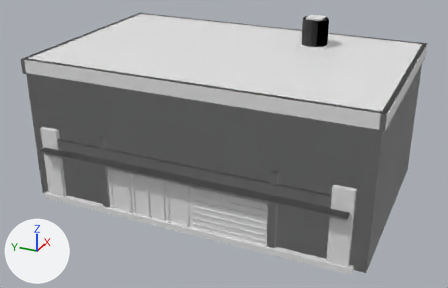
A saved change to the glTF model public/assets/curated-buildings/expansion-shop-37.glb.
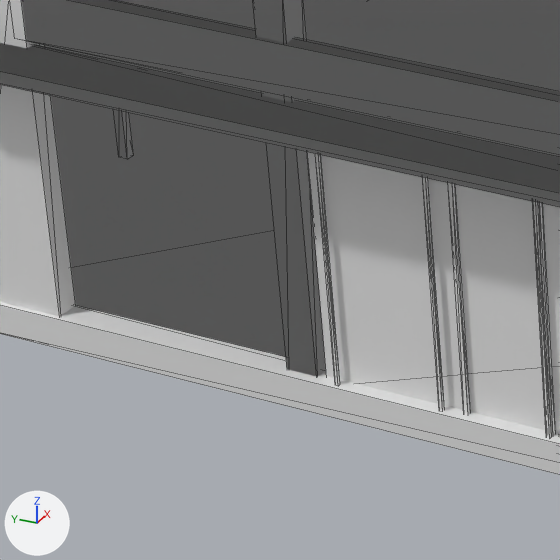
There are two pictures of each version: one whole from a 50 mm camera at (-21.82, -9.46, 12.59) aimed at (-0.86, -0.02, 2.11), one close up on the part from 12% to 34% of the width and 49% to 83% of the height. Arrows for +X, +Y and +Z are at lower left; the lights stay in place. The older version's two pictures come first. The close-ups show mesh edges as thin lines. Objects named as collision shapes, trigger or cutter boxes, shadow casters or lower levels of detail are left out. Where no turn or scale is listed for an object, it has been applied to the vertices. Vertices at exactly the same position are counted once.

The first close-up shows 'LOD0_SURFACE', 'LOD1_SURFACE', 'LOD2_SURFACE'.
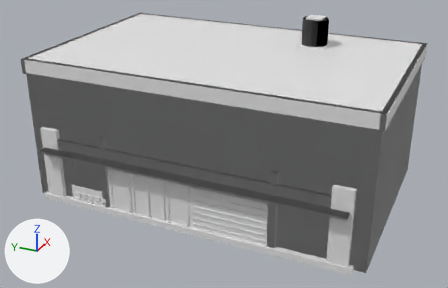
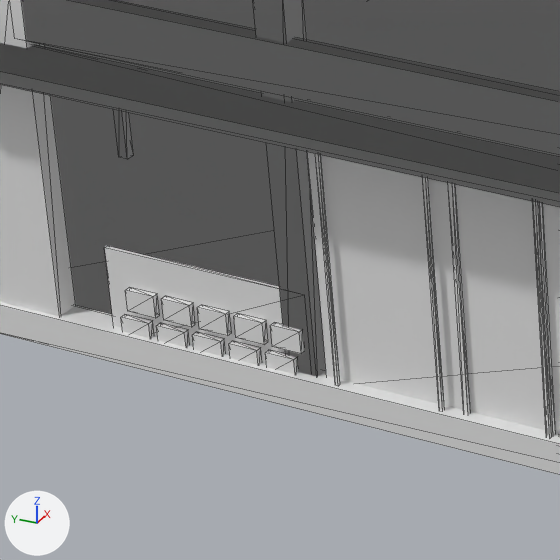
The change, as a list of edits to the scene's bpy script:
```text
Change me_yaba_expansion_shop_37_lod0:
    used by ob_lod0_surface; location = (0.0, 0.0, 0.0)
    remove me_yaba_expansion_shop_37_lod0.from_pydata(...)  # 406 vertices, 620 faces; spans x -4.84..4.46, y -6.84..6.84, z 0.0..6.93
    add me_yaba_expansion_shop_37_lod0.from_pydata(...)  # 494 vertices, 752 faces; spans x -4.84..4.46, y -6.84..6.84, z 0.0..6.93
    me_yaba_expansion_shop_37_lod0 part 1: a new loose piece, a box spanning x -4.423..-4.387, y 3.36..5.01, z 0.1..0.86, in mat_mat_yaba_roof_cool_grey (its picture is missing)
    me_yaba_expansion_shop_37_lod0 part 2: a new loose piece, a box spanning x -4.463..-4.418, y 4.668..4.902, z 0.185..0.355, in mat_mat_yaba_terracotta (its picture is missing)
    me_yaba_expansion_shop_37_lod0 part 3: a new loose piece, a box spanning x -4.463..-4.418, y 4.368..4.602, z 0.185..0.355, in mat_mat_yaba_terracotta (its picture is missing)
    me_yaba_expansion_shop_37_lod0 part 4: a new loose piece, a box spanning x -4.463..-4.418, y 4.068..4.302, z 0.185..0.355, in mat_mat_yaba_terracotta (its picture is missing)
    me_yaba_expansion_shop_37_lod0 part 5: a new loose piece, a box spanning x -4.463..-4.418, y 3.768..4.002, z 0.185..0.355, in mat_mat_yaba_terracotta (its picture is missing)
    me_yaba_expansion_shop_37_lod0 part 6: a new loose piece, a box spanning x -4.463..-4.418, y 3.468..3.702, z 0.185..0.355, in mat_mat_yaba_terracotta (its picture is missing)
    me_yaba_expansion_shop_37_lod0 part 7: a new loose piece, a box spanning x -4.463..-4.418, y 4.602..4.836, z 0.415..0.585, in mat_mat_yaba_terracotta (its picture is missing)
    me_yaba_expansion_shop_37_lod0 part 8: a new loose piece, a box spanning x -4.463..-4.418, y 4.302..4.536, z 0.415..0.585, in mat_mat_yaba_terracotta (its picture is missing)
    me_yaba_expansion_shop_37_lod0 part 9: a new loose piece, a box spanning x -4.463..-4.418, y 4.002..4.236, z 0.415..0.585, in mat_mat_yaba_terracotta (its picture is missing)
    me_yaba_expansion_shop_37_lod0 part 10: a new loose piece, a box spanning x -4.463..-4.418, y 3.702..3.936, z 0.415..0.585, in mat_mat_yaba_terracotta (its picture is missing)
    me_yaba_expansion_shop_37_lod0 part 11: a new loose piece, a box spanning x -4.463..-4.418, y 3.402..3.636, z 0.415..0.585, in mat_mat_yaba_terracotta (its picture is missing)
```

Changed parts and their boxes (x1, y1, x2, y2) in the close-ups (560 x 560 px):
part 1 of me_yaba_expansion_shop_37_lod0, added: after (104, 246, 286, 363)
part 2 of me_yaba_expansion_shop_37_lod0, added: after (121, 315, 154, 338)
part 3 of me_yaba_expansion_shop_37_lod0, added: after (157, 323, 189, 347)
part 4 of me_yaba_expansion_shop_37_lod0, added: after (192, 332, 225, 356)
part 5 of me_yaba_expansion_shop_37_lod0, added: after (229, 341, 262, 365)
part 6 of me_yaba_expansion_shop_37_lod0, added: after (265, 350, 298, 374)
part 7 of me_yaba_expansion_shop_37_lod0, added: after (126, 288, 159, 318)
part 8 of me_yaba_expansion_shop_37_lod0, added: after (161, 296, 195, 327)
part 9 of me_yaba_expansion_shop_37_lod0, added: after (197, 305, 231, 336)
part 10 of me_yaba_expansion_shop_37_lod0, added: after (234, 314, 268, 345)
part 11 of me_yaba_expansion_shop_37_lod0, added: after (270, 323, 304, 354)
'LOD1_SURFACE', unchanged, covered by the edit: before (0, 0, 560, 357); after (71, 112, 279, 314)
